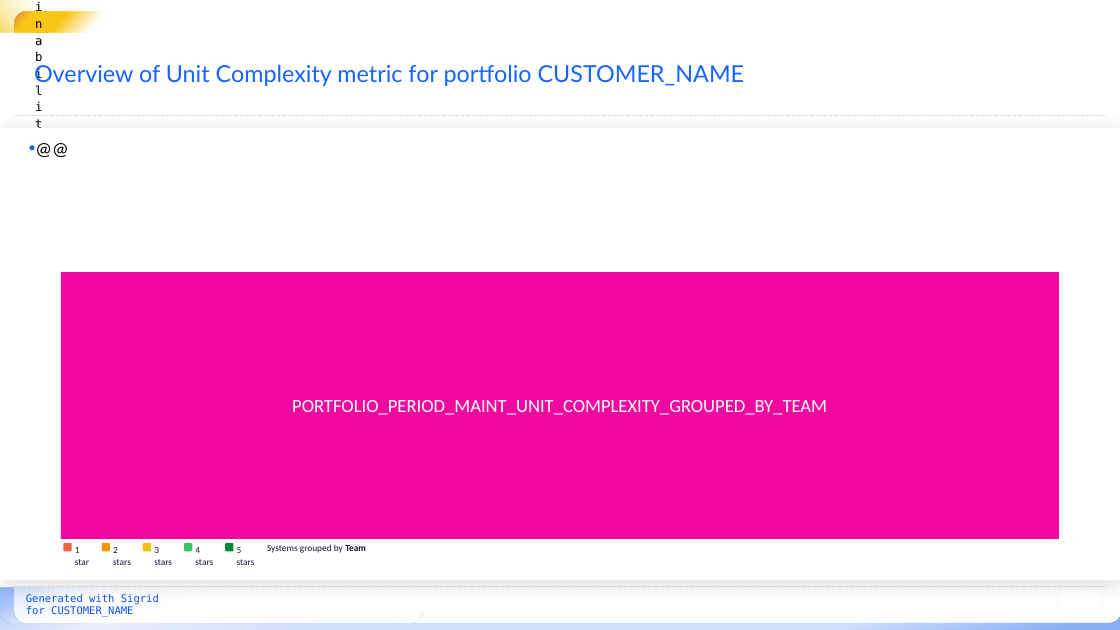
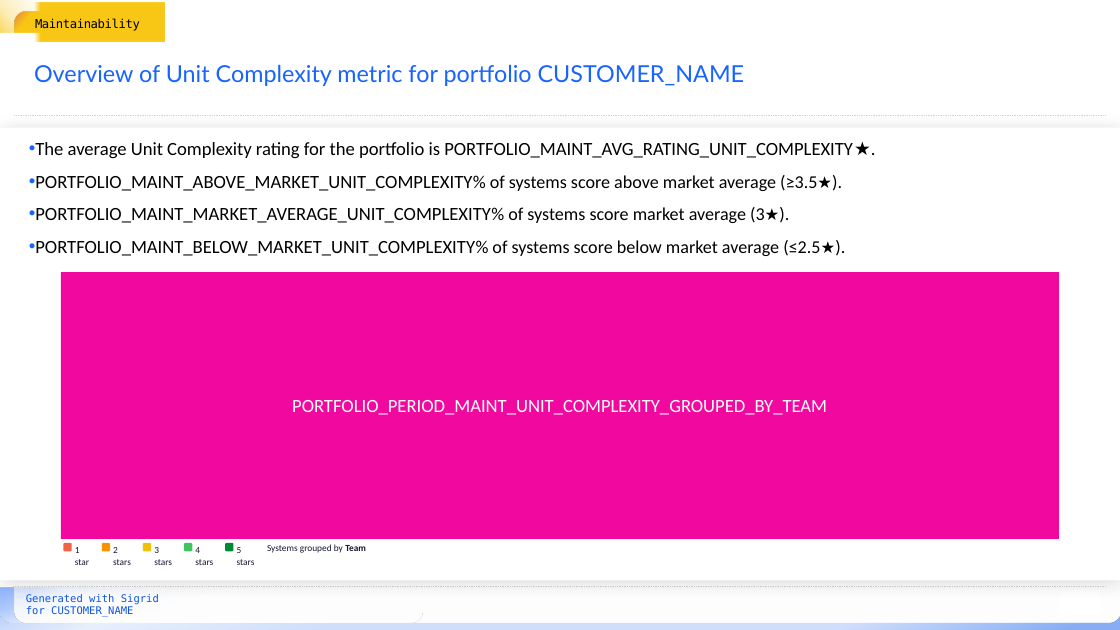
Before and after one commit to Software-Improvement-Group/sigrid-report-generator, a slide deck: slide 7 of src/report_generator/presets/templates/portfolio-metrics.pptx (slide 11 before the commit). Drawn at 1120x630 pixels with LibreOffice and Linux fonts; fonts in the diff are those of the drawing; background and template pictures are left out. Boxes give left, top, right and bottom in pixels: in the first picture for what was removed or moved away, otherwise in the second. Text is boxed around its words. In the diff, an @@ line names an element or a change of style, - is before the commit and + after.

Commit message:
Update portfolio metrics template

```diff
--- a/src/report_generator/presets/templates/portfolio-metrics.pptx
+++ b/src/report_generator/presets/templates/portfolio-metrics.pptx
@@ text "Maintainability" rewrapped from [35,12,49,33] to [35,18,140,31] @@
@@ text at [35,142,853,256]: text changed @@
-• @@
+• The average Unit Complexity rating for the portfolio is PORTFOLIO_MAINT_AVG_RATING_UNIT_COMPLEXITY ★.
+• PORTFOLIO_MAINT_ABOVE_MARKET_UNIT_COMPLEXITY% of systems score above market average (≥3.5★).
+• PORTFOLIO_MAINT_MARKET_AVERAGE_UNIT_COMPLEXITY% of systems score market average (3★).
+• PORTFOLIO_MAINT_BELOW_MARKET_UNIT_COMPLEXITY% of systems score below market average (≤2.5★).
```
Also in this commit, not shown: 39 other slides changed, 10 slides removed.
